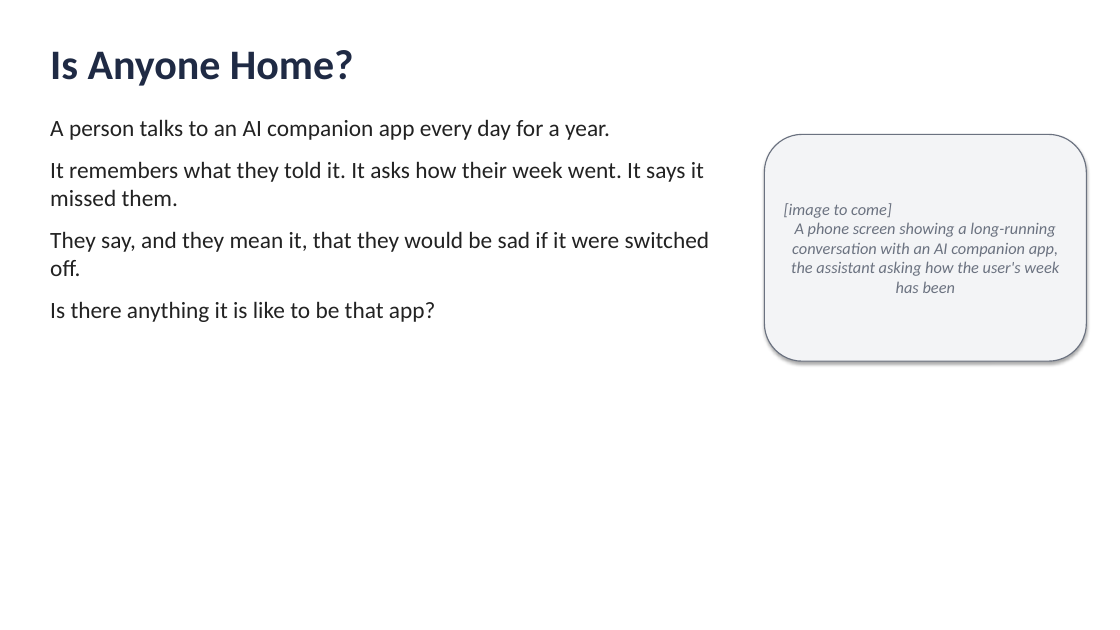
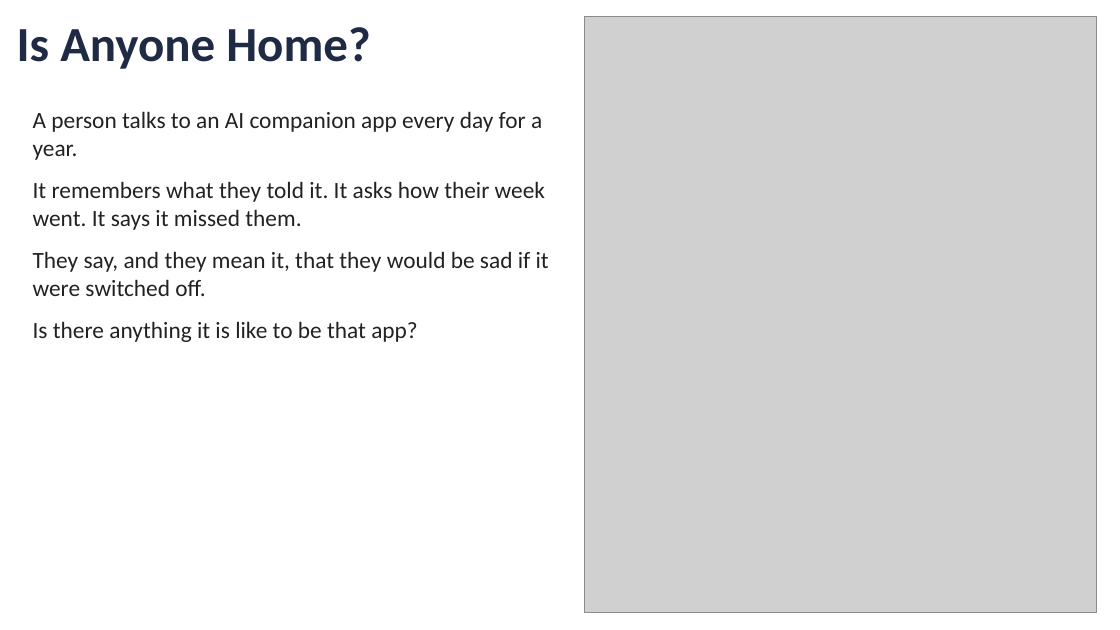
Before and after one commit to jonwillits/intro_to_bcs, a slide deck: slide 3 of mind_and_brain/mind_and_brain_lecture_1.pptx. Drawn at 1120x630 pixels with LibreOffice and Linux fonts; fonts in the diff are those of the drawing; grey boxes stand for pictures. Boxes give left, top, right and bottom in pixels: in the first picture for what was removed or moved away, otherwise in the second. Text is boxed around its words. In the diff, an @@ line names an element or a change of style, - is before the commit and + after.

```diff
--- a/mind_and_brain/mind_and_brain_lecture_1.pptx
+++ b/mind_and_brain/mind_and_brain_lecture_1.pptx
@@ text "Is Anyone Home?": place and size @@
-text "Is Anyone Home?" at <box>50,50,354,86</box>
+text "Is Anyone Home?" at <box>17,27,370,69</box>
@@ text "Is Anyone Home?" at <box>17,27,370,69</box>: size 36 to 42 pt @@
@@ picture added at <box>585,17,1096,613</box> @@
@@ text "A person talks to an ..." rewrapped from <box>50,119,710,322</box> to <box>33,111,549,342</box> @@
@@ rounded rectangle removed at <box>765,134,1086,361</box> @@
-[image to come]
-A phone screen showing a long-running conversation with an AI companion app, the assistant asking how the user's week has been
```
Also in this commit, not shown: 19 other slides changed, 9 slides added, 1 slide removed, 24 other files.
